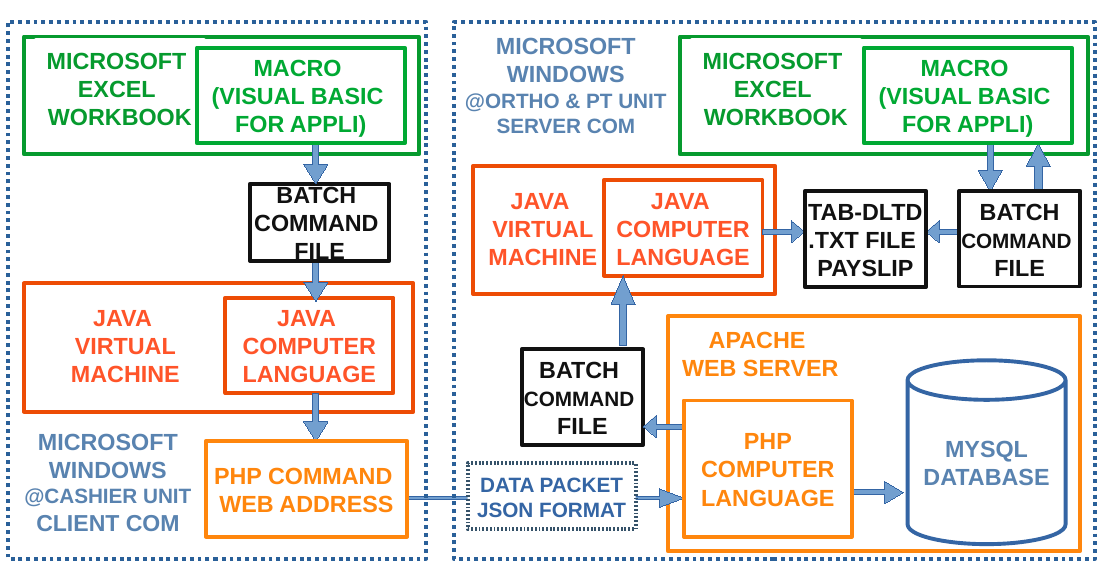
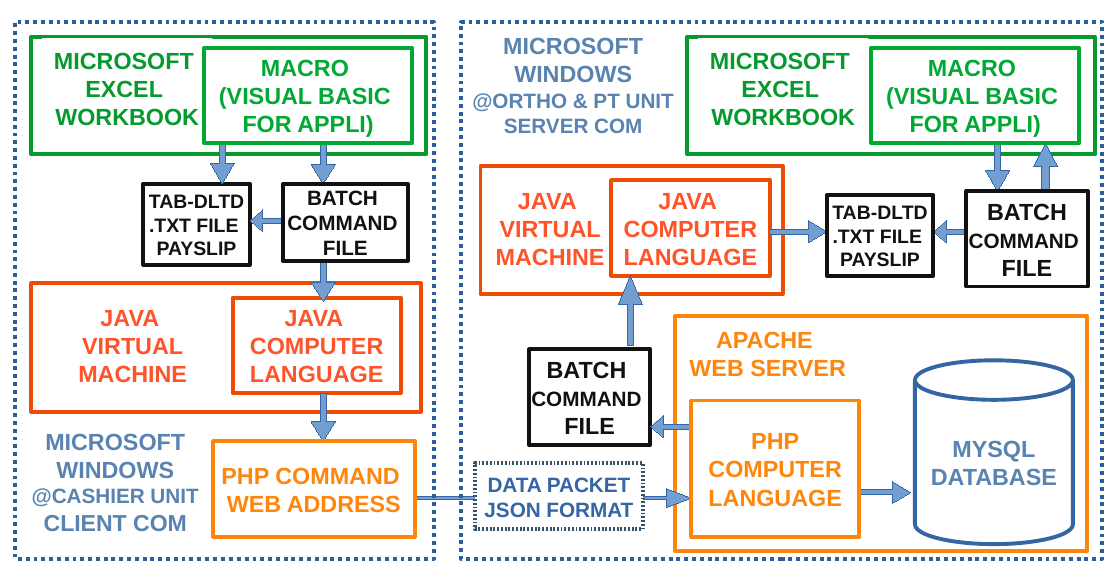
Before and after one commit to usbong/templates, a slide deck: slide 4 of Usbong/KMS/usbongMoscSLHCCSampleTechSchematics.odp. Drawn at 1120x579 pixels with LibreOffice and Linux fonts; fonts in the diff are those of the drawing. Boxes give left, top, right and bottom in pixels: in the first picture for what was removed or moved away, otherwise in the second. Text is boxed around its words. In the diff, an @@ line names an element or a change of style, - is before the commit and + after.

```diff
--- a/Usbong/KMS/usbongMoscSLHCCSampleTechSchematics.odp
+++ b/Usbong/KMS/usbongMoscSLHCCSampleTechSchematics.odp
@@ down arrow added at box(210, 133, 234, 184), fill #729FCF, outline #3465A4 0 pt @@
@@ 11 rectangles, 1 cylinder, 1 right arrow, 1 up arrow, 1 down arrow: place and size @@
-11 rectangles, 1 cylinder, 1 right arrow, 1 up arrow, 1 down arrow at box(7, 21, 1087, 558)
+11 rectangles, 1 cylinder, 1 right arrow, 1 up arrow, 1 down arrow at box(15, 21, 1095, 558)
@@ rectangle added at box(144, 184, 250, 265), fill #FFFFFF, outline #111111 3 pt, 15 pt, text #111111, bold @@
+TAB-DLTD
+.TXT FILE
+PAYSLIP
@@ right arrow added at box(250, 209, 290, 231), fill #729FCF, outline #3465A4 0 pt @@
@@ rectangle "BATCH": place and size @@
-rectangle "BATCH" at box(250, 184, 390, 260)
+rectangle "BATCH" at box(283, 184, 408, 260)
@@ rectangle "BATCH" at box(283, 184, 408, 260): size 18 to 16 pt @@
@@ rectangle "TAB-DLTD": place and size @@
-rectangle "TAB-DLTD" at box(805, 191, 926, 287)
+rectangle "TAB-DLTD" at box(827, 195, 933, 276)
@@ rectangle "TAB-DLTD" at box(827, 195, 933, 276): size 18 to 15 pt @@
@@ right arrow: place and size @@
-right arrow at box(763, 220, 805, 243)
+right arrow at box(770, 220, 827, 243)
@@ right arrow at box(770, 220, 827, 243): proportions changed @@
@@ 10 rectangles, 3 down arrows, 3 right arrows, 2 texts, 1 up arrow: place and size @@
-10 rectangles, 3 down arrows, 3 right arrows, 2 texts, 1 up arrow at box(32, 21, 1095, 558)
+10 rectangles, 3 down arrows, 3 right arrows, 2 texts, 1 up arrow at box(39, 21, 1102, 558)
```
